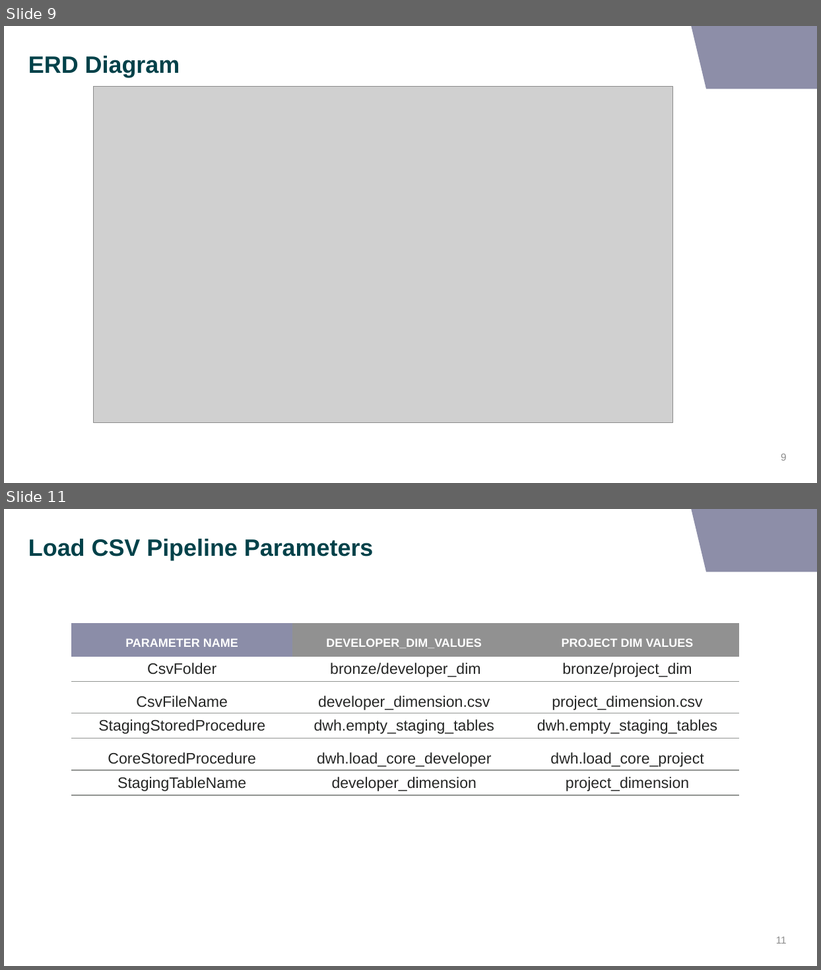
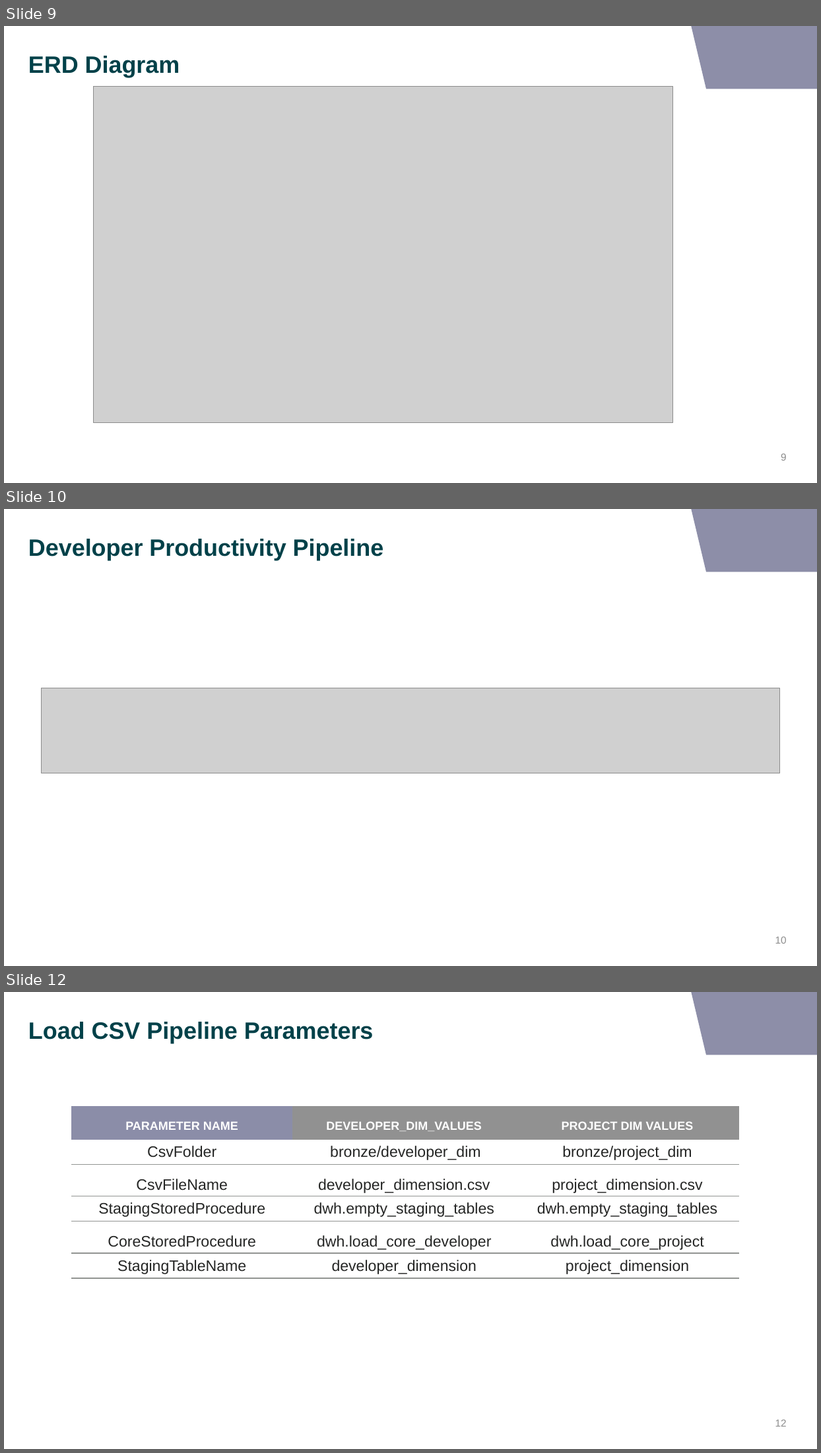
Before and after one commit to Temiloluwa/knowledge_share, a slide deck: data-pipelines-with-synapse/source_code/KS-Developing-Data-Pipelines-With-Synapse.pptx. Shown one above the other, each under a label of ours: slides 9 and 11 before the commit, slides 9, 10 and 12 after it; the slides between them are not shown. The pictures are 821x970 and 821x1453 pixels, drawn with LibreOffice and Linux fonts; fonts in the diff are those of the drawing; grey boxes stand for pictures; background and template pictures are left out. Boxes give left, top, right and bottom in pixels: in the first picture for what was removed or moved away, otherwise in the second. Text is boxed around its words. In the diff, an @@ line names an element or a change of style, - is before the commit and + after.

```diff
--- a/data-pipelines-with-synapse/source_code/KS-Developing-Data-Pipelines-With-Synapse.pptx
+++ b/data-pipelines-with-synapse/source_code/KS-Developing-Data-Pipelines-With-Synapse.pptx
@@ slide 10 added at box(4, 509, 817, 966), background #FFFFFF; not listed: 1 template element that a slide beside it also shows @@
@@ title added at box(28, 539, 384, 560), 28 pt, text #004149, bold @@
+Developer Productivity Pipeline
@@ picture added at box(42, 688, 780, 773) @@
@@ page number added at box(776, 937, 787, 944), 12 pt, text #8E8E8E @@
+10
@@ what was slide 11 is now slide 12 @@
@@ page number at box(776, 1420, 787, 1427): text changed @@
-11
+12
```
Also in this commit, not shown: 3 slides changed.
